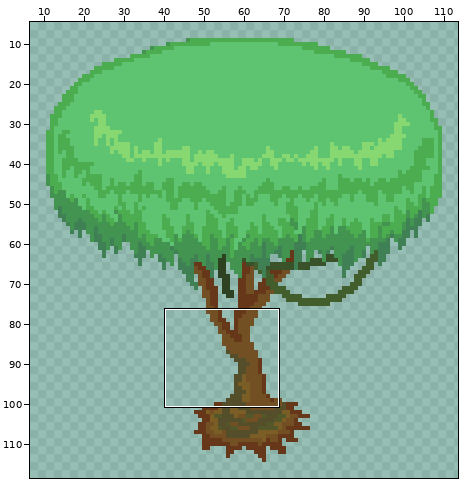
One commit to this pixel-art file: .gdignore/Aseprite/Tall-slim-tree.ase. Above: a wide view before the commit, with the close-up outlined.
Close-up. First the earlier version:
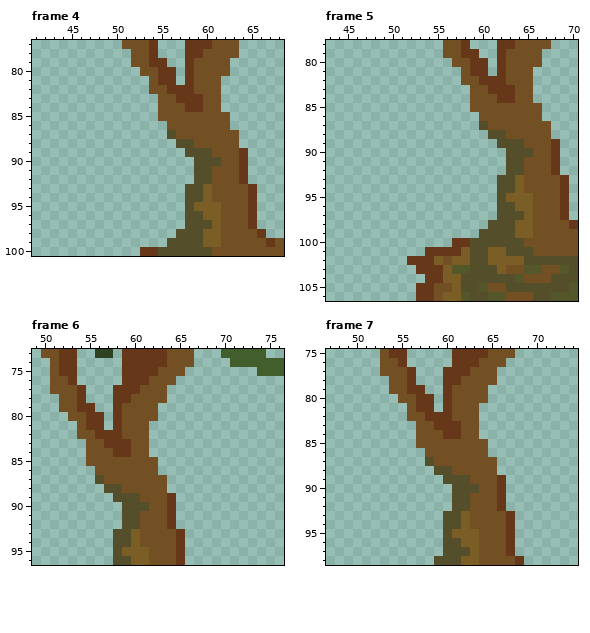
128x128 pixels, 35 frames. Shown: frame 4: x 41..68, y 77..100; frame 5: x 43..70, y 78..106; frame 6: x 49..76, y 73..96; frame 7: x 47..74, y 75..98. The wide view leaves out empty margins. The commit also changed other frames or places, which this record leaves out.
The result:
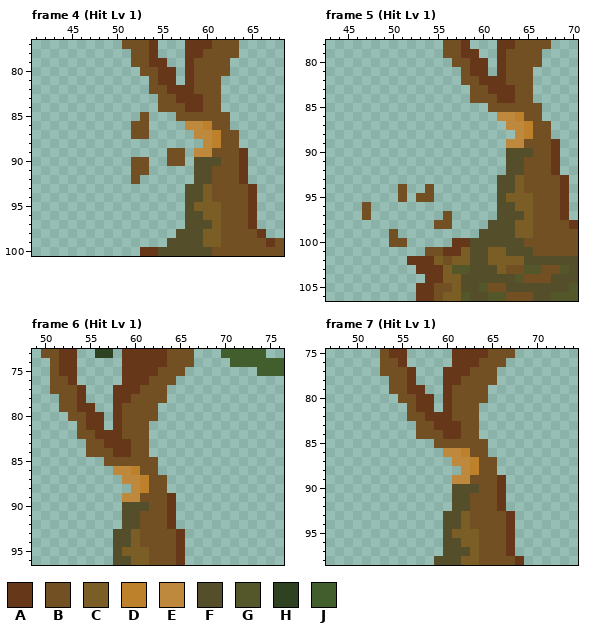
Palette (. is transparent): A #663819  B #735024  C #7a5e26  D #bd802b  E #bf893d  F #544e2b  G #535729  H #2e4221  J #435e2d
The edit:
layer "HitFX" added
Frame 4 (Hit Lv 1), layers "HitFX", "Trunk":
The edit adds colour B in row 85 at x 53; in rows 86 to 87 at x 52 to 53; in row 89 at x 56 to 57; in row 90 at x 52 to 53 and 56 to 57; in row 91 at x 52 to 53; in row 92 at x 52.
Colour B gives way to colour D in row 86 at x 60; in rows 87 to 88 at x 61.
Colour B gives way to colour E in row 86 at x 58 to 59; in row 87 at x 59 to 60; in row 88 at x 60.
Colour F gives way to colour E in row 89 at x 59 to 60.
Colour B is removed in row 85 at x 55 to 56; in row 86 at x 56 to 57; in row 87 at x 57 to 58; in row 88 at x 59.
Colour F is removed in row 87 at x 56; in row 88 at x 57 to 58; in row 89 at x 58.
Frame 5 (Hit Lv 1), layers "HitFX", "Trunk":
The edit adds colour B in row 94 at x 51 and 54; in row 95 at x 51 and 53 to 54; in row 96 at x 47; in row 97 at x 47 and 56; in row 98 at x 55 to 56; in row 99 at x 50.
The edit adds colour B in row 100 at x 50 to 51.
Colour A gives way to colour B in row 101 at x 54 to 55.
Colour B gives way to colour D in row 86 at x 64; in rows 87 to 88 at x 65.
Colour B gives way to colour E in row 86 at x 62 to 63; in row 87 at x 63 to 64; in row 88 at x 64.
Colour F gives way to colour E in row 89 at x 63 to 64.
Colour B is removed in row 85 at x 59 to 60; in row 86 at x 60 to 61; in row 87 at x 61 to 62; in row 88 at x 63.
Colour F is removed in row 87 at x 60; in row 88 at x 61 to 62; in row 89 at x 62.
Frame 6 (Hit Lv 1), layer "Trunk":
Colour B gives way to colour D in row 86 at x 60; in rows 87 to 88 at x 61.
Colour B gives way to colour E in row 86 at x 58 to 59; in row 87 at x 59 to 60; in row 88 at x 60.
Colour F gives way to colour E in row 89 at x 59 to 60.
Colour B is removed in row 85 at x 55 to 56; in row 86 at x 56 to 57; in row 87 at x 57 to 58; in row 88 at x 59.
Colour F is removed in row 87 at x 56; in row 88 at x 57 to 58; in row 89 at x 58.
Frame 7 (Hit Lv 1), layer "Trunk":
Colour B gives way to colour D in row 86 at x 62; in rows 87 to 88 at x 63.
Colour B gives way to colour E in row 86 at x 60 to 61; in row 87 at x 61 to 62; in row 88 at x 62.
Colour F gives way to colour E in row 89 at x 61 to 62.
Colour B is removed in row 85 at x 57 to 58; in row 86 at x 58 to 59; in row 87 at x 59 to 60; in row 88 at x 61.
Colour F is removed in row 87 at x 58; in row 88 at x 59 to 60; in row 89 at x 60.
Boxes around the changes in both close-ups, in picture pixels (x1, y1, x2, y2):
changed: (131, 112, 221, 184)
changed: (470, 103, 533, 148)
changed: (362, 184, 452, 256)
changed: (86, 457, 149, 502)
changed: (416, 439, 479, 484)
